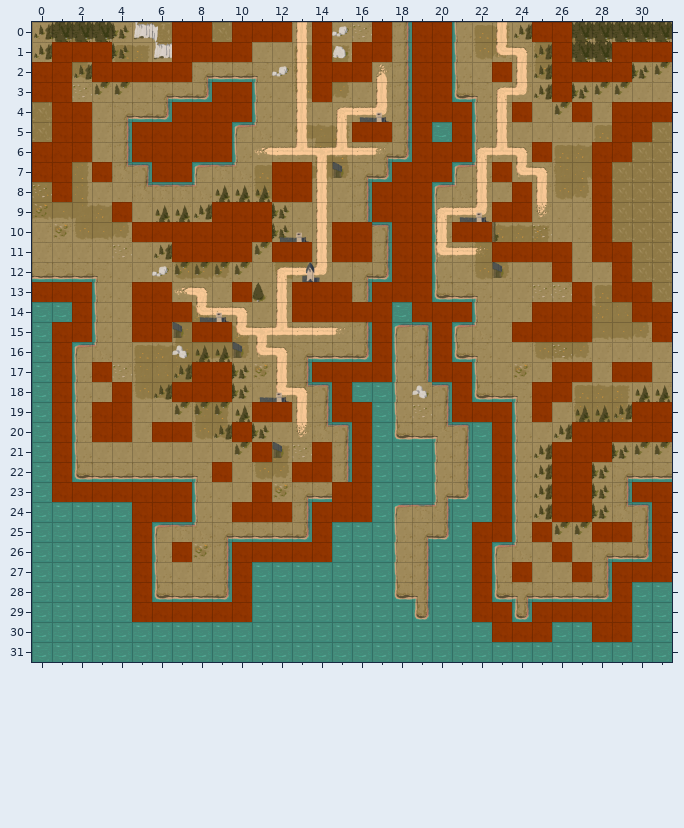
Tiled map: maps/base_map.tmx. Above, as it was before the edit.
Cells are 64x64 px. Shown: x 0..31, y 0..31.
Now the later version:
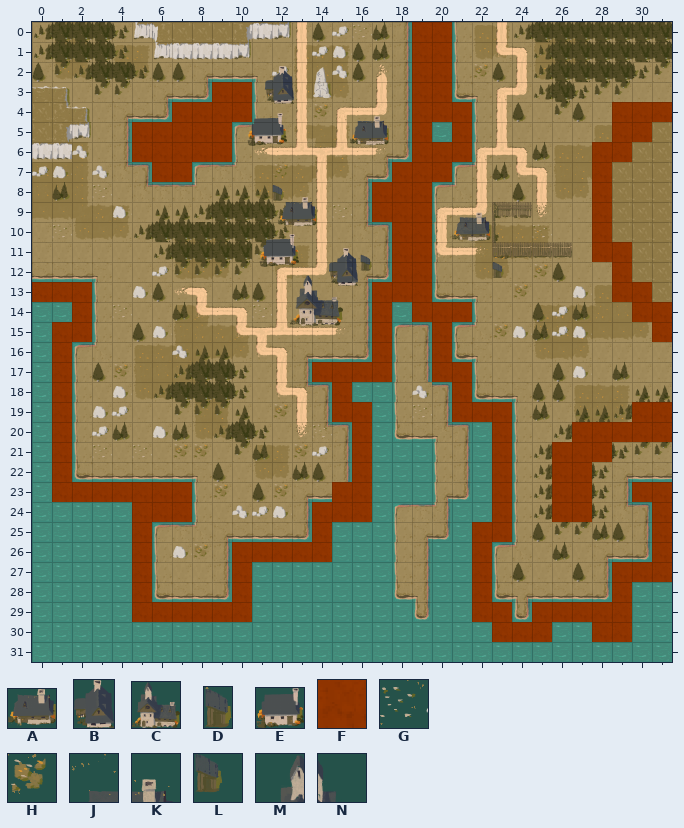
Key: from "buildings": A 0 "house2", B 1 "house3", C 2 "main_hall", D 3 "toitoi", E 4 "house1"; from "gfx_world": F 28, G 64, H 73, J 158, K 159, L 188, M 203, N 204.
_ is an empty cell, # one hidden under a higher layer.
Objects are placed by their top-left corner, in cells (3,4 is the top-left corner of cell 3,4); size is 1x1 cell unless given.
See-through tiles are keyed as they look on the map.
The edit:
Layer "road":
y 2: x 22 _ -> H
y 4: x 14 _ -> H
y 8: x 3 _ -> G
y 9: x 15 _ -> G
y 10: x 1 _ -> G
y 12: x 25 _ -> H
y 13: x 24 _ -> H
y 14: x 4 _ -> G; x 11 _ -> G
y 15: x 23 _ -> H
y 17: x 4 _ -> H
y 20: x 14 _ -> G
y 21: x 3 _ -> G; x 5 _ -> G; x 7..8 __ -> HH; x 13 _ -> H
y 23: x 9 _ -> H
Layer "plants_and_rocks":
y 3: x 2 G -> _
y 8: x 0 G -> _
y 9: x 0 H -> _
y 10: x 1 H -> _
y 11: x 4 G -> _
y 13: x 25..26 GG -> __
y 16: x 26 G -> _
y 17: x 4 G -> _; x 11 H -> _; x 24 H -> _; x 30 # -> _
y 21: x 13 G -> _
Layer "buildings" (removed):
y 4: x 16..17 JK -> __
y 5: x 16..17 ## -> __
y 7: x 12..13 ## -> __; x 15 L -> _
y 8: x 12..13 ## -> __
y 10: x 12..13 JK -> __; x 15..16 ## -> __
y 11: x 12..13 ## -> __; x 15..16 ## -> __
y 12: x 13..14 MN -> __
y 13: x 5..6 ## -> __; x 13..15 ### -> ___
y 14: x 5..6 ## -> __; x 8..9 JK -> __; x 13..16 #### -> ____
y 15: x 7..9 L## -> ___
y 16: x 10 L -> _
y 18: x 11..12 JK -> __
y 19: x 11..12 ## -> __
y 21: x 12 L -> _
Layer "blockers":
y 0: x 7..8 FF -> __; x 10..12 FFF -> ___; x 14 F -> _; x 17 F -> _; x 25..26 FF -> __
y 1: x 1..3 FFF -> ___; x 7..10 FFFF -> ____; x 14 F -> _; x 16..17 FF -> __; x 26 F -> _; x 29..31 FFF -> ___
y 2: x 0..1 FF -> __; x 3..7 FFFFF -> _____; x 14..16 FFF -> ___; x 23 F -> _; x 26..29 FFFF -> ____
y 3: x 0..1 FF -> __; x 14 F -> _; x 26 F -> _
y 4: x 1..2 FF -> __; x 24 F -> _; x 27 F -> _
y 5: x 1..2 FF -> __; x 16..17 FF -> __
y 6: x 0..2 FFF -> ___; x 25 F -> _
y 7: x 0..1 FF -> __; x 3 F -> _; x 12..13 FF -> __; x 23 F -> _
y 8: x 1 F -> _; x 12..13 FF -> __; x 24 F -> _
y 9: x 4 F -> _; x 9..11 FFF -> ___; x 23..24 FF -> __
y 10: x 5..11 FFFFFFF -> _______; x 15..16 FF -> __; x 21..22 FF -> __
y 11: x 7..10 FFFF -> ____; x 12..13 FF -> __; x 15..16 FF -> __; x 23..26 FFFF -> ____
y 12: x 26 F -> _
y 13: x 5..6 FF -> __; x 10 F -> _; x 13..15 FFF -> ___; x 27 F -> _
y 14: x 5..7 FFF -> ___; x 13..16 FFFF -> ____; x 25..27 FFF -> ___
y 15: x 5..6 FF -> __; x 8..9 FF -> __; x 24..27 FFFF -> ____
y 17: x 3 F -> _; x 8..9 FF -> __; x 26..27 FF -> __; x 29..30 FF -> __
y 18: x 4 F -> _; x 7..9 FFF -> ___; x 25..26 FF -> __
y 19: x 3..4 FF -> __; x 11..12 FF -> __; x 25 F -> _
y 20: x 3..4 FF -> __; x 6..7 FF -> __; x 10 F -> _
y 21: x 11 F -> _; x 14 F -> _
y 22: x 9 F -> _; x 13..14 FF -> __
y 23: x 11 F -> _
y 24: x 10..12 FFF -> ___
y 25: x 25 F -> _; x 28..29 FF -> __
y 26: x 7 F -> _; x 26 F -> _
y 27: x 24 F -> _; x 27 F -> _
Layer "buildings" (added):
added: B "house3" at 11.6,2.2 size 1.4x1.9
added: E "house1" at 10.8,4.6 size 2x1.7
added: A "house2" at 15.9,4.7 size 2x1.6
added: D "toitoi" at 12,8.1 size 0.6x0.9
added: A "house2" at 12.3,8.8 size 2x1.6
added: E "house1" at 11.3,10.6 size 2x1.7
added: D "toitoi" at 16.4,11.6 size 0.6x0.9
added: B "house3" at 14.9,11.3 size 1.4x1.9
added: C "main_hall" at 12.9,12.7 size 2.7x2.5
